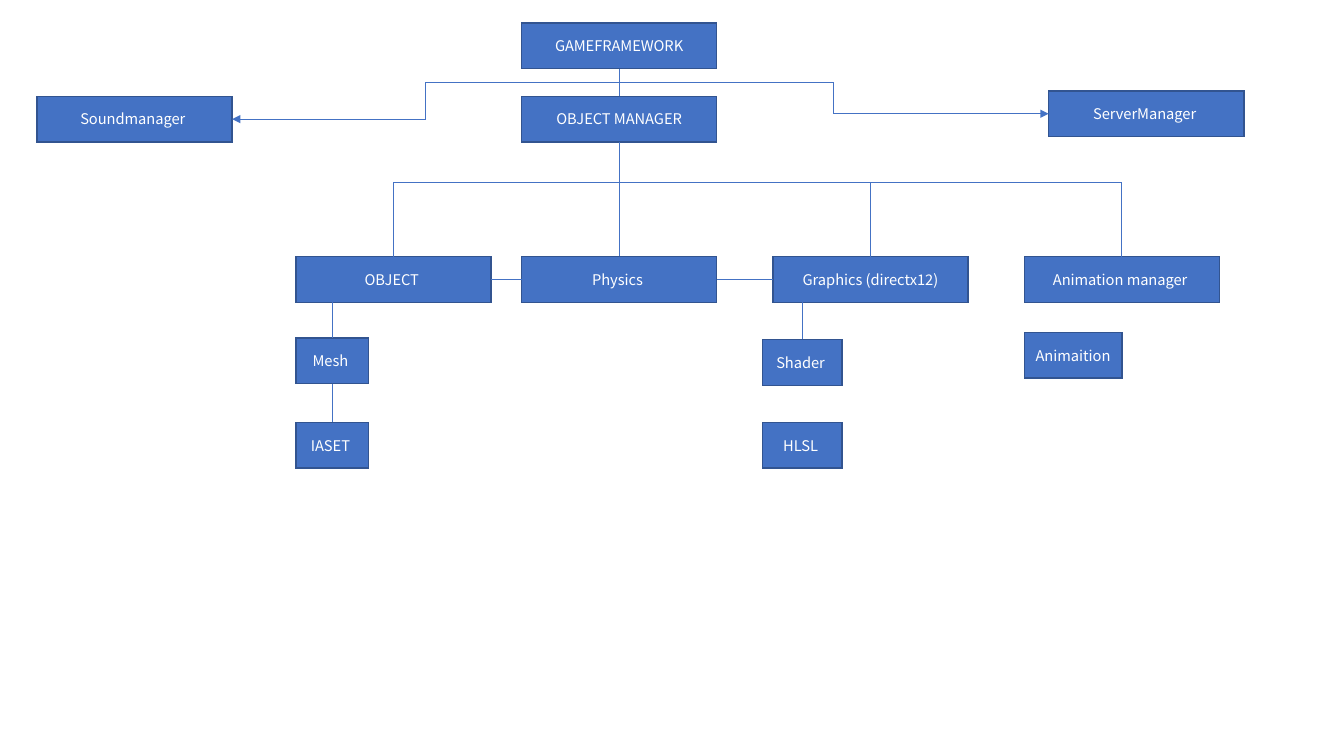
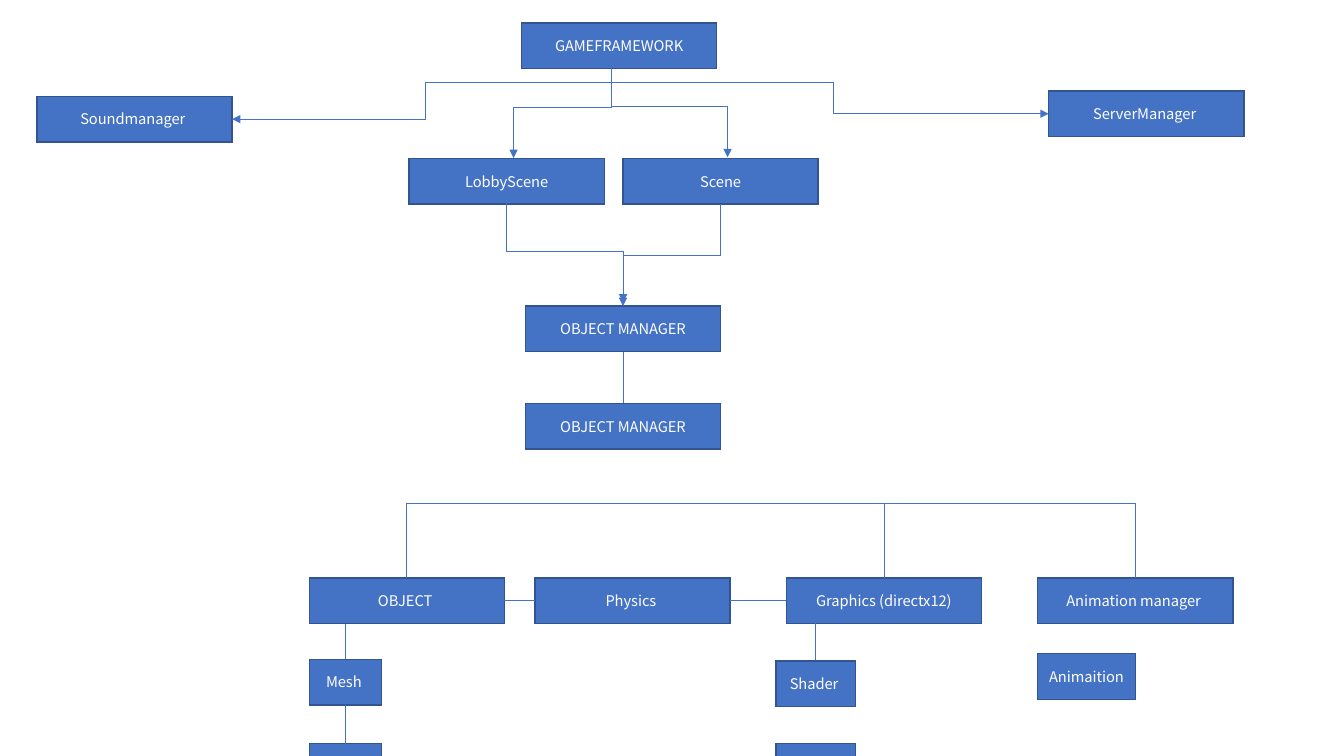
Before and after one commit to changgeunjoe/DREAM-WORLD, a slide deck: slide 1 of 게임 구조정리.pptx. Drawn at 1344x756 pixels with LibreOffice and Linux fonts; fonts in the diff are those of the drawing. Boxes give left, top, right and bottom in pixels: in the first picture for what was removed or moved away, otherwise in the second. Text is boxed around its words. In the diff, an @@ line names an element or a change of style, - is before the commit and + after.

Commit message:
"Lobby Scene과 Scene을 분리 빌드와 렌더가 달라 로비씬은 현재 UI만 띄움

```diff
--- a/게임 구조정리.pptx
+++ b/게임 구조정리.pptx
@@ elbow arrow added from (611, 56) to (513, 158), #4472C4 0.5 pt @@
@@ elbow arrow added from (611, 55) to (728, 157), #4472C4 0.5 pt @@
@@ line removed from (619, 69) to (619, 96) @@
@@ rectangle added at (409, 158, 605, 204), fill #4472C4, outline #325491 1 pt, 10.5 pt, text #FFFFFF @@
+LobbyScene
@@ rectangle added at (623, 158, 819, 204), fill #4472C4, outline #325491 1 pt, 10.5 pt, text #FFFFFF @@
+Scene
@@ line added from (507, 206) to (507, 252), #4472C4 0.5 pt @@
@@ elbow arrow added from (507, 201) to (623, 302), #4472C4 0.5 pt @@
@@ elbow arrow added from (721, 205) to (623, 307), #4472C4 0.5 pt @@
@@ rectangle "OBJECT MANAGER": place and size @@
-rectangle "OBJECT MANAGER" at (521, 96, 717, 141)
+rectangle "OBJECT MANAGER" at (525, 307, 721, 352)
@@ line moved from (619, 142) - (619, 257) to (623, 352) - (623, 449) @@
@@ rectangle added at (525, 403, 721, 449), fill #4472C4, outline #325491 1 pt, 10.5 pt, text #FFFFFF @@
+OBJECT MANAGER
@@ 9 rectangles, 5 lines, 3 elbow lines: place and size @@
-9 rectangles, 5 lines, 3 elbow lines at (295, 182, 1220, 468)
+9 rectangles, 5 lines, 3 elbow lines at (310, 504, 1233, 756)
```
Also in this commit, not shown: 14 other files.
